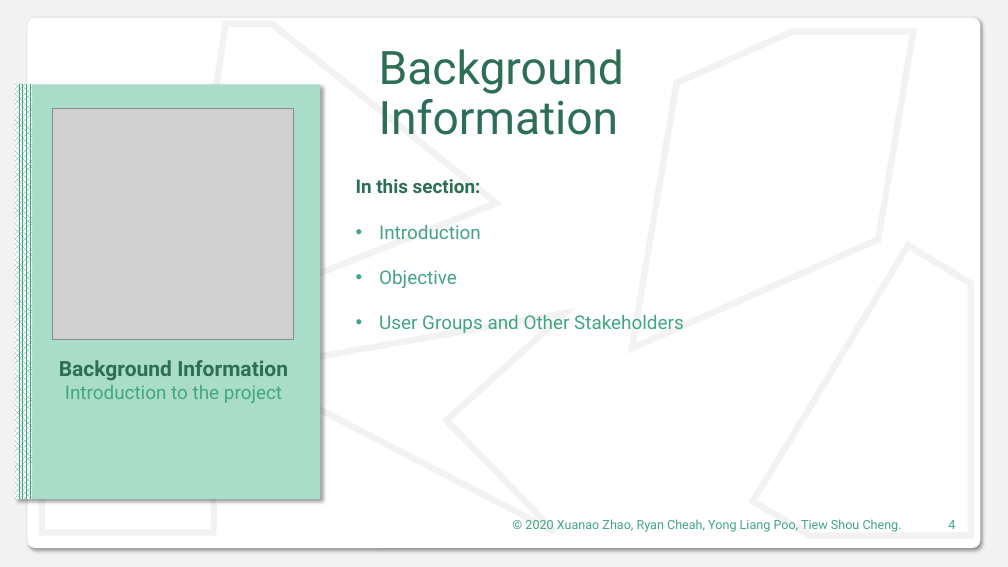
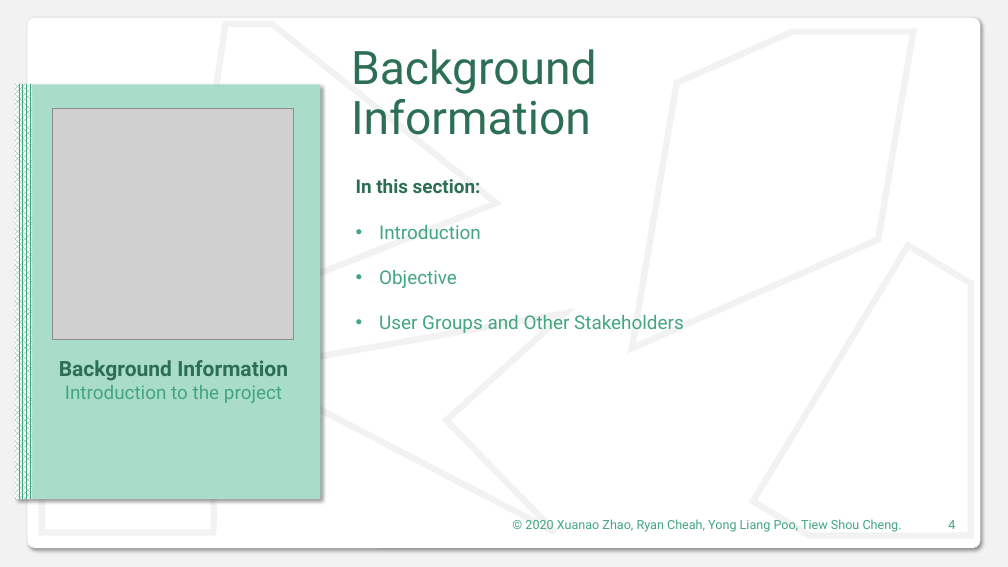
Before and after one commit to DIT202003G1/SAD-Assignment, a slide deck: slide 4 of Presentaion.pptx. Drawn at 1008x567 pixels with LibreOffice and Linux fonts; fonts in the diff are those of the drawing; grey boxes stand for pictures. Boxes give left, top, right and bottom in pixels: in the first picture for what was removed or moved away, otherwise in the second. Text is boxed around its words. In the diff, an @@ line names an element or a change of style, - is before the commit and + after.

```diff
--- a/Presentaion.pptx
+++ b/Presentaion.pptx
@@ text "Background Information": place and size @@
-text "Background Information" at [379, 49, 624, 135]
+text "Background Information" at [351, 49, 596, 135]
```
Also in this commit, not shown: 1 other slide changed.
